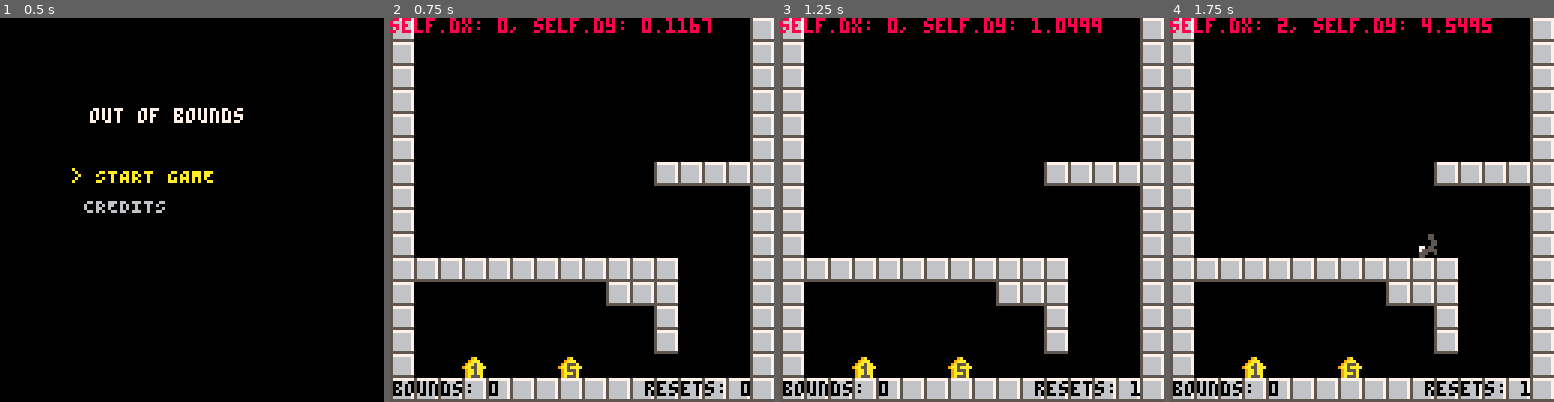
Above: before the commit, frames 1-4 (left to right).
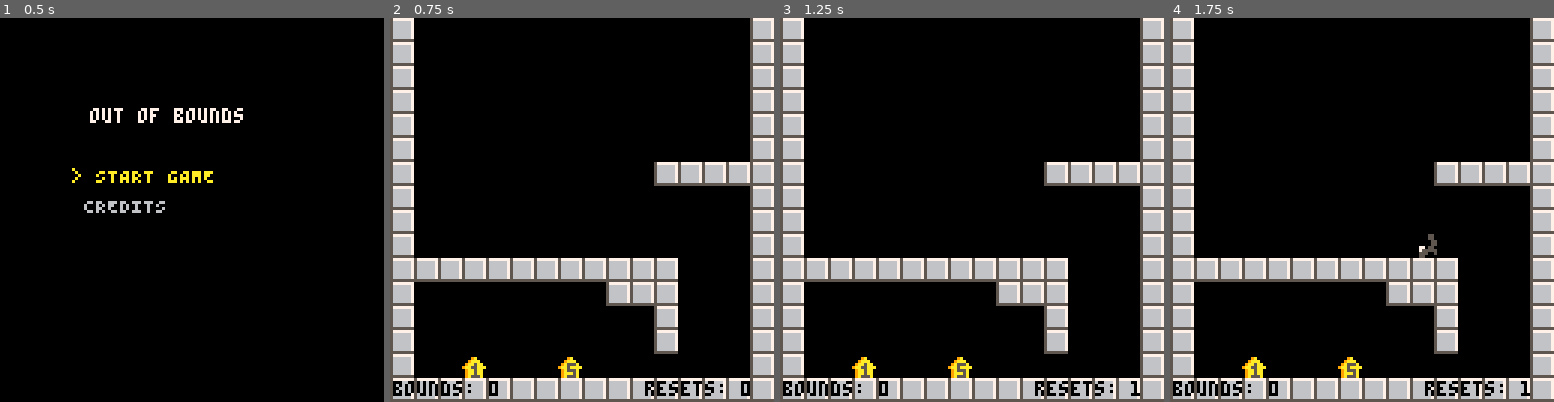
Above: after the commit, the same moments.

Repository: bardunbar/ggj-21
Game: PICO-8 cartridge carts/ggj-21.p8
Two runs of this game, one before a commit and one after it. Both use one fixed random seed, a clock stepped at 60 frames per second and the inputs below.
Inputs:
- Up to frame 1 (0.5 s): tap X (X key) at 0.33 s
- Up to frame 2 (0.75 s): tap O (Z key) at 0.7 s
- Up to frame 3 (1.25 s): tap X (X key) at 1.07 s
- Up to frame 4 (1.75 s): hold Right from 1.6 s (still down); tap O (Z key) at 1.7 s

Frame 1 is identical in both runs. In frame 2, 1.1% of the frame differs, in the area x 0-84%, y 0-4%; in frame 3, 1.1%; in frame 4, 1.1%.

Commit message:
Added btn_state for accurate release detection

Diff:
--- a/carts/hud.lua
+++ b/carts/hud.lua
@@ -6,7 +6,7 @@
 
 function hud:update()
     if self.gameContext.isLevelComplete then
-        if btnp(4) then
+        if btn_down(4) then
             if self.gameContext:hasNextLevel() then
                 self.gameContext:nextLevel()
             else
--- a/carts/levelBase.lua
+++ b/carts/levelBase.lua
@@ -23,7 +23,8 @@
 function levelBase:update()
     self.gameContext.player:update()
 
-    if btnp(5) and not self.gameContext.isLevelComplete then
+
+    if btn_down(5) and not self.gameContext.isLevelComplete then
         -- self.gameContext:completeLevel()
         self.gameContext:resetState()
     end
--- a/carts/mainMenu.lua
+++ b/carts/mainMenu.lua
@@ -48,12 +48,12 @@
 end
 
 function mainMenu:update()
-    if btnp(2) then
+    if btn_down(2) then
         self:upInput()
-    elseif btnp(3) then
+    elseif btn_down(3) then
         self:downInput()
     end
-    if btnp(4) then
+    if btn_down(4) then
         self.buttonOptions[self.highlightedButton].onPress()
     end
 end
--- a/carts/player.lua
+++ b/carts/player.lua
@@ -72,7 +72,7 @@
                 self.yVelocity = 0
             end
         end
-        printDebug("x: " .. self.xVelocity .. ", y: " .. self.yVelocity)
+        -- printDebug("x: " .. self.xVelocity .. ", y: " .. self.yVelocity)
     end
     bound.isComplete = function(self)
         return self.xVelocity == 0 and self.yVelocity == 0
@@ -216,7 +216,7 @@
     elseif wasGrounded then
         -- Check if we can BOUND
         self.bounding = false
-        if btnp(4) then
+        if btn_down(4) then
             if self.boundQueue[1] then
                 sfx(0)
                 self.curBound = remove(self.boundQueue, 1)
@@ -239,7 +239,7 @@
     self:checkWinCondition()
 
     -- Set animation state variables
-    printDebug("self.dx: " .. self.dx .. ", self.dy: " .. self.dy)
+    -- printDebug("self.dx: " .. self.dx .. ", self.dy: " .. self.dy)
     self.direction = self.dx > 0 and 1 or self.dx < 0 and 0 or self.direction
     self.moving = self.dx ~= 0 or self.dy ~= 0
 end
--- a/carts/utilities.lua
+++ b/carts/utilities.lua
@@ -30,6 +30,7 @@
 end
 
 function utilities:update()
+    btn_state_update()
     updateHighlightColor()
 end
 
@@ -42,3 +43,40 @@
 function utilities:getHighlightColor()
     return highlightColor
 end
+
+-- Button Functions
+btn_state = {}
+btn_state[0] = {cur = btn(0), prev = btn(0)}
+btn_state[1] = {cur = btn(1), prev = btn(1)}
+btn_state[2] = {cur = btn(2), prev = btn(2)}
+btn_state[3] = {cur = btn(3), prev = btn(3)}
+btn_state[4] = {cur = btn(4), prev = btn(4)}
+btn_state[5] = {cur = btn(5), prev = btn(5)}
+
+function btn_state_update()
+    btn_state[0].prev = btn_state[0].cur
+    btn_state[0].cur = btn(0)
+
+    btn_state[1].prev = btn_state[1].cur
+    btn_state[1].cur = btn(1)
+
+    btn_state[2].prev = btn_state[2].cur
+    btn_state[2].cur = btn(2)
+
+    btn_state[3].prev = btn_state[3].cur
+    btn_state[3].cur = btn(3)
+
+    btn_state[4].prev = btn_state[4].cur
+    btn_state[4].cur = btn(4)
+
+    btn_state[5].prev = btn_state[5].cur
+    btn_state[5].cur = btn(5)
+end
+
+function btn_release(b)
+    return btn_state[b].prev and not btn_state[b].cur
+end
+
+function btn_down(b)
+    return btn_state[b].cur and not btn_state[b].prev
+end
